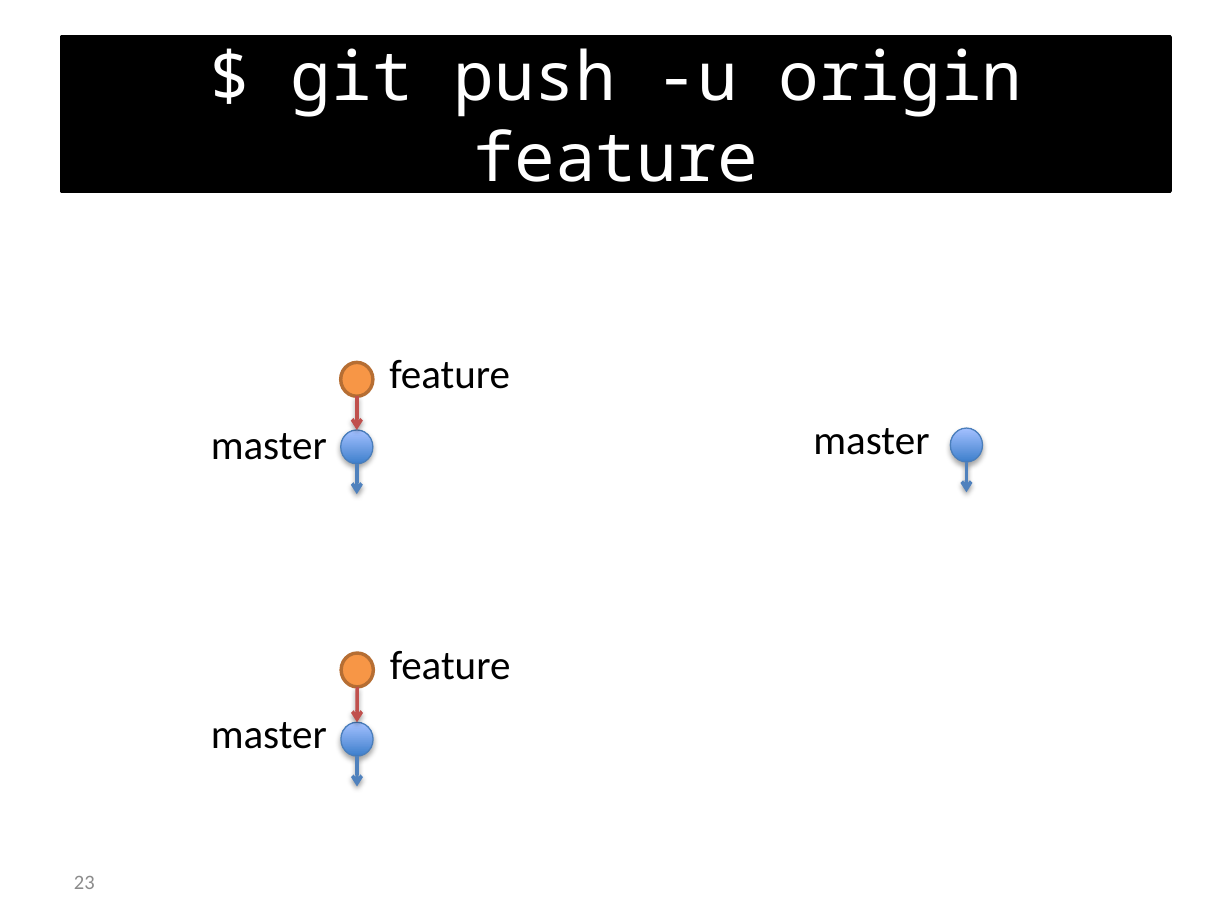
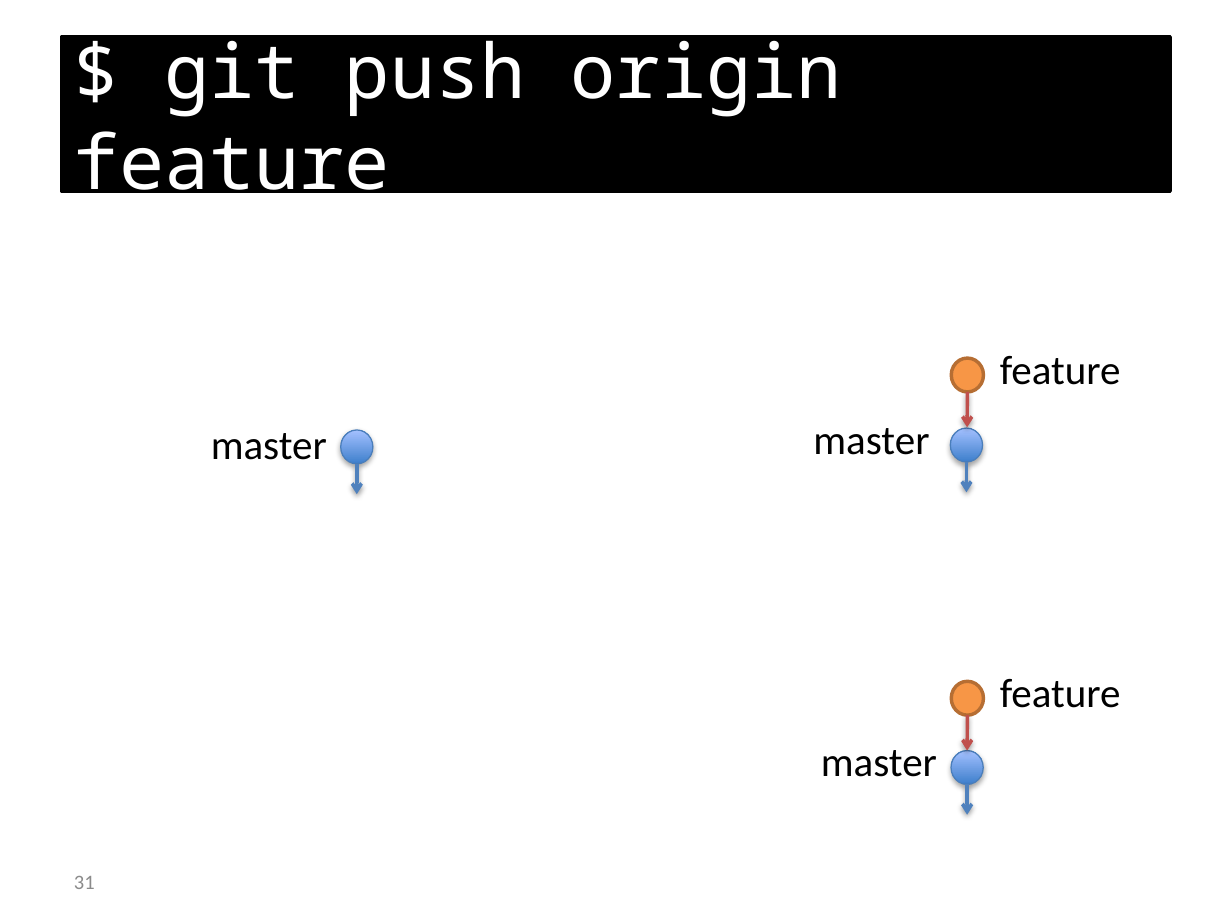
Before and after one commit to foss2serve/github-workflow-activity, a slide deck: slide 31 of presentation.pptx (slide 23 before the commit). Drawn at 1232x924 pixels with LibreOffice and Linux fonts; fonts in the diff are those of the drawing; background and template pictures are left out. Boxes give left, top, right and bottom in pixels: in the first picture for what was removed or moved away, otherwise in the second. Text is boxed around its words. In the diff, an @@ line names an element or a change of style, - is before the commit and + after.

```diff
--- a/presentation.pptx
+++ b/presentation.pptx
@@ title at (x1=74, y1=28, x2=842, y2=209): text changed; size 39.6 to 44 pt @@
-$ git push -u origin feature
+$ git push origin feature
@@ 1 text, 1 ellipse, 1 arrow moved together from (x1=341, y1=360, x2=510, y2=430) to (x1=951, y1=356, x2=1121, y2=428) @@
@@ 2 texts, 2 arrows, 2 ellipses moved together from (x1=211, y1=651, x2=511, y2=786) to (x1=821, y1=679, x2=1121, y2=814) @@
@@ page number at (x1=74, y1=876, x2=95, y2=889): text changed @@
-23
+31
```
Also in this commit, not shown: 19 other slides changed, 33 slides added, 26 slides removed.
